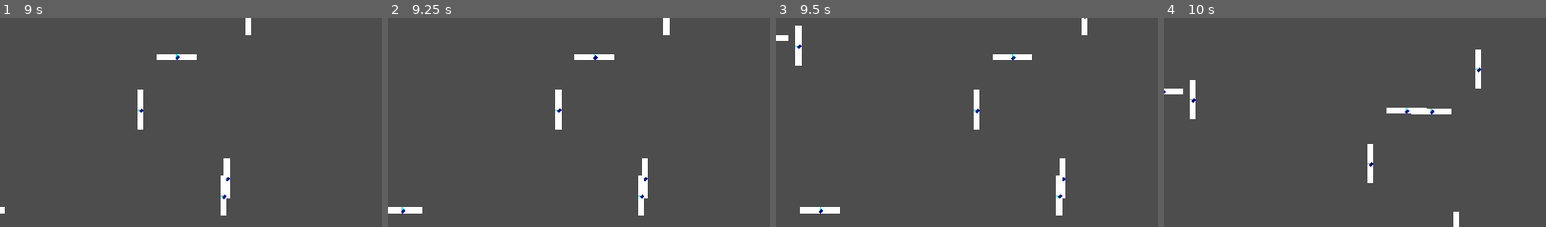
Above: before the commit, frames 1-4 (left to right).
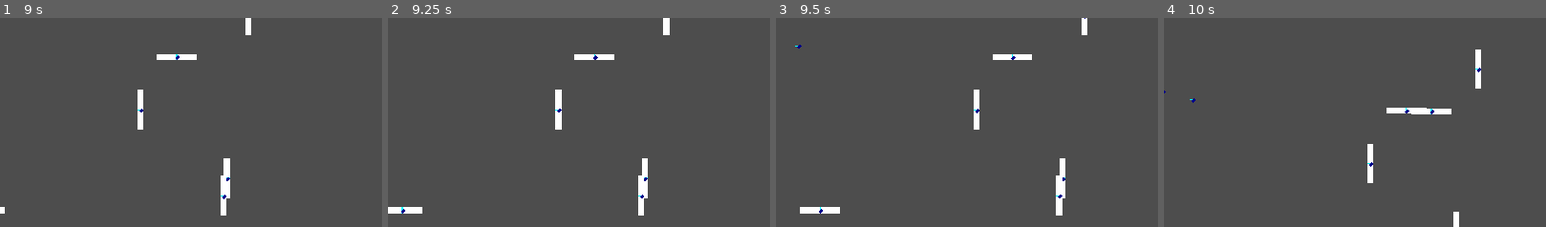
Above: after the commit, the same moments.

Repository: mfedoriv/learn-godot-engine
Game: Godot game, scene res://scenes/world.tscn
Same seed, same stepped clock (60 frames per second), same inputs: the game is played once before the commit and once after it. The engine's default icon, where the game draws it, is replaced by a stand-in: a white triangle on a blue panel in a dark square.
Inputs (mouse positions are % of the whole screen's width and height, from its top left):
- Up to frame 1 (9 s): tap Enter at 0.5 s; move the mouse to (45, 71) at 0.52 s; hold W (up) 0.53-2.03 s; click (45, 71) at 0.6 s; move the mouse to (80, 65) at 1.27 s; click (80, 65) at 1.35 s; tap Space at 2 s; move the mouse to (20, 35) at 2.02 s; hold A (left) 2.03-3.53 s; tap 2 (line_joint_bewel) at 2.1, 5.85 s; click (20, 35) at 2.3 s; move the mouse to (55, 50) at 2.77 s; tap 3 (line_joint_round) at 2.85, 6.6 s; click (55, 50) at 3.05 s; move the mouse to (35, 24) at 3.52 s; hold S (down) 3.53-4.28 s; tap 1 (line_joint_sharp) at 3.6, 7.35 s; click (35, 24) at 3.8 s; move the mouse to (72, 45) at 4.27 s; hold D (right) 4.28-5.03 s; click (72, 45) at 4.35 s; move the mouse to (30, 55) at 5.02 s; hold W (up) 5.03-5.78 s; click (30, 55) at 5.1 s; move the mouse to (60, 28) at 5.77 s; hold D (right) 5.78-8.03 s; click (60, 28) at 6.05 s; move the mouse to (45, 71) at 6.52 s; click (45, 71) at 6.8 s; move the mouse to (80, 65) at 7.27 s; click (80, 65) at 7.55 s; move the mouse to (20, 35) at 8.02 s; hold S (down) 8.03-8.78 s; click (20, 35) at 8.1 s; move the mouse to (55, 50) at 8.77 s; hold A (left) from 8.78 s (still down); click (55, 50) at 8.85 s
- Up to frame 2 (9.25 s): keep holding A (left)
- Up to frame 3 (9.5 s): keep holding A (left)
- Up to frame 4 (10 s): move the mouse to (35, 24) at 9.52 s; release A (left) at 9.53 s; hold W (up) from 9.53 s (still down); tap 2 (line_joint_bewel) at 9.6 s; click (35, 24) at 9.8 s
The pictures show only the part of the screen within x 0-50%, y 7-57%; the shares and areas given below are measured in that part.

Frames 1-2 are identical in both runs. In frame 3, 0.4% of the frame differs, in the area x 0-7%, y 3-23%; in frame 4, 0.4%.

Commit message:
Deleting Line2D: Fixed incorrect placement of VisibleOnScreenNotifier. Added margin option to count line width preventing early deleting when line is visible

Diff:
--- a/deleting-line2d/scenes/world.gd
+++ b/deleting-line2d/scenes/world.gd
@@ -43,7 +43,7 @@
 func end_line():
 	if Input.is_action_just_released("draw"):
 		print("Draw End")
-		attach_visible_on_screen_notifier(line)
+		attach_visible_on_screen_notifier(line, line.width)
 		is_drawing = false
 
 func change_line_joint_mode():
@@ -61,7 +61,7 @@
 	camera.offset += input_axis * CAMERA_MOVE_SPEED * delta
 
 
-func attach_visible_on_screen_notifier(node: Node2D):
+func attach_visible_on_screen_notifier(node: Node2D, margin: float = 0.0):
 	var min_coords = Vector2.ZERO
 	var max_coords = Vector2.ZERO
 	var res = find_min_max_coords(line.points)
@@ -69,6 +69,7 @@
 	max_coords = res[1]
 	print('Min coords: ', min_coords, ' Max coords: ', max_coords)
 
+	# For debugging purpose
 	draw_rectangle(min_coords, max_coords)
 	draw_point(min_coords, max_coords)
 
@@ -76,10 +77,17 @@
 	var height = abs(min_coords.y - max_coords.y)
 
 	var notifier = VisibleOnScreenNotifier2D.new()
-	notifier.rect = Rect2(min_coords.x, min_coords.y, width, height)
+	# Center pivot of VisibleOnScreenNotifier is up left corner of rect. So it's coordinates is (0, 0)
+	# Add margin to count line width.
+	# Because margin added in 2 sides of both axises it's multiplied by 2
+	notifier.rect = Rect2(0, 0, width + margin * 2, height + margin * 2)
+	# Shift position by margin
+	notifier.position = Vector2(min_coords.x - margin, min_coords.y - margin)
 	print('Notifier Rect: ', notifier.rect)
+	print('Notifier position: ', notifier.position)
+
+	node.add_child(notifier)
 	print('Notifier attached to node: ', node)
-	node.add_child(notifier)
 	notifier.screen_exited.connect(func():
 		print('Delete Node ', node)
 		node.queue_free()
@@ -121,4 +129,5 @@
 	center_point.add_point(Vector2(min_coords.x + width / 2 + 5, min_coords.y + height / 2 + 5))
 	center_point.width = 10
 	center_point.default_color = Color.DARK_BLUE
+	center_point.joint_mode = Line2D.LINE_JOINT_ROUND
 	add_child(center_point)
